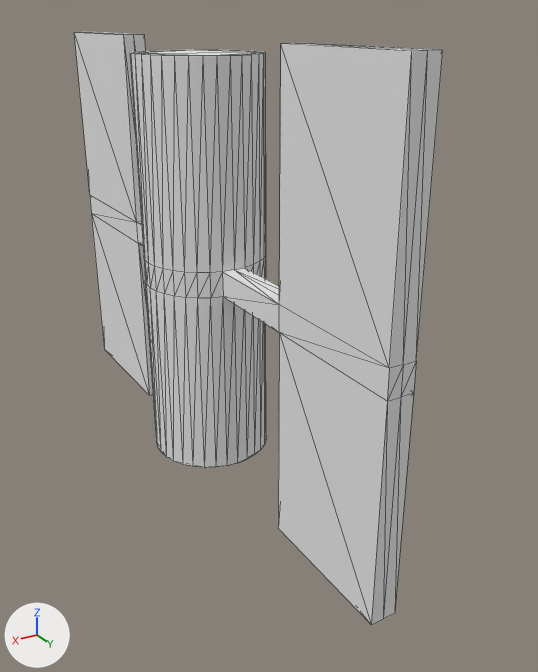
Before and after pictures for a commit that changed the OBJ model VisSatellite/vissatellite/meshes/satellite.obj.
Camera for both pictures: a camera (50 mm lens) standing at (1.57, 3.24, 1.15) and looking at (-0.2, 0.29, -0.33). The axes (+X, +Y, +Z) are drawn at lower left. The lights are the same throughout. Mesh edges are drawn as thin lines. Where no turn or scale is listed for an object, it has been applied to the vertices.

The scene before the commit, as lines of its bpy script (objects in view):
```python
me_cylinder = bpy.data.meshes.new('Cylinder')
me_cylinder.from_pydata(...)  # 176 vertices, 348 faces; spans x -0.3..0.3, y -1.6..1.51, z -1.06..1.06
me_cylinder.materials.append(mat_none)  # white #e7e7e7
ob_cylinder = bpy.data.objects.new('Cylinder', me_cylinder)
ob_cylinder.location = (0.0, 0.0, 0.0)
```
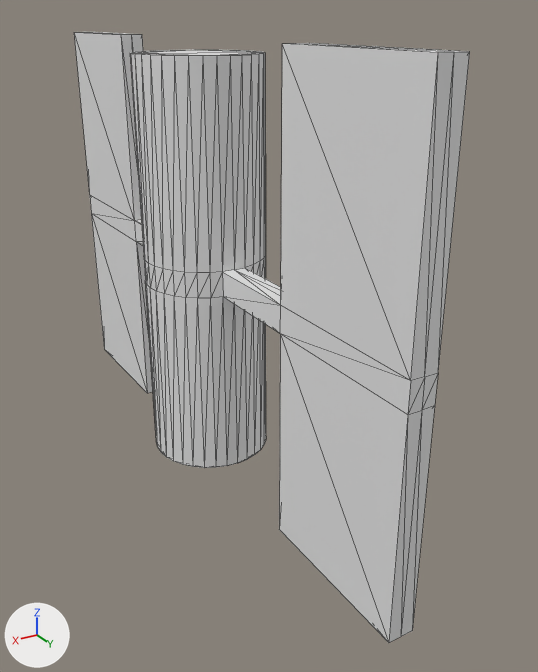
The newer file is also rescaled (x0.311), turned or shifted as a whole; pictures and numbers use the older file's frame.

Pixel boxes [x1, y1, x2, y2] of what changed, in the pictures (538 x 672 px; the box of a moved part takes in the faces that stretch with it):
'Cylinder', reshaped (7% wider)
    before: [74, 32, 443, 625]
    after: [74, 32, 470, 643]
part 1 of me_cylinder, moved or reshaped
    before: [222, 43, 443, 625]
    after: [222, 43, 470, 643]

The change, as a diff of the scene's bpy script:
```diff
--- a/VisSatellite/vissatellite/meshes/satellite.obj.py
+++ b/VisSatellite/vissatellite/meshes/satellite.obj.py
@@ me_cylinder @@
 me_cylinder.from_pydata(...)  # 176 vertices, 348 faces; spans x -0.3..0.3, y -1.6..1.51, z -1.06..1.06
 # used by ob_cylinder; location = (0.0, 0.0, 0.0)
+# me_cylinder part 1: all 24 vertices in x -0.06..0.06, y 0.8..1.51, z -1.06..1.06 are scaled about their middle by (1, 1.14, 1), then moved by (0.0, 0.06, 0.0)
 me_cylinder.materials.append(mat_none)
```
